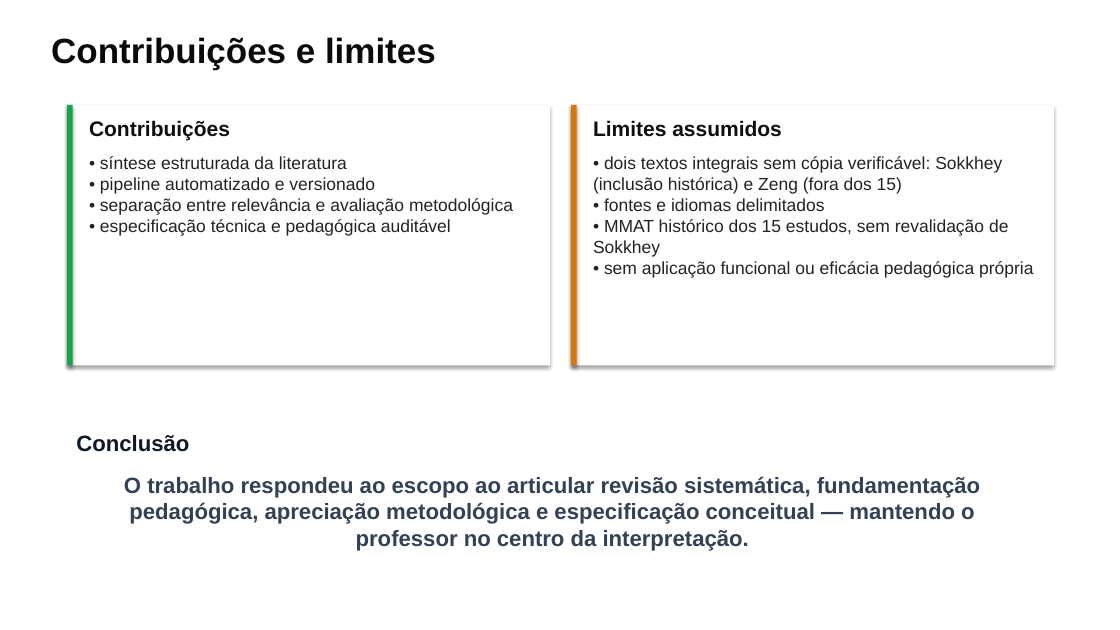
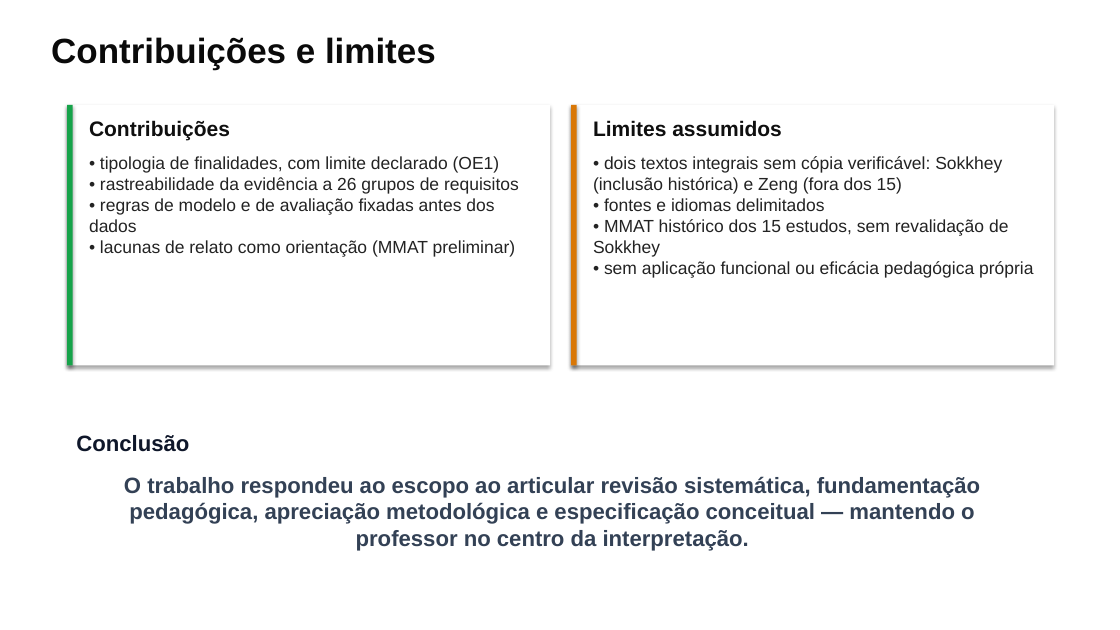
Before and after one commit to thalesfb/ccw, a slide deck: slide 18 of results/tcc/presentation/ensino_personalizado_de_matematica_tcc.pptx. Drawn at 1120x630 pixels with LibreOffice and Linux fonts; fonts in the diff are those of the drawing. Boxes give left, top, right and bottom in pixels: in the first picture for what was removed or moved away, otherwise in the second. Text is boxed around its words. In the diff, an @@ line names an element or a change of style, - is before the commit and + after.

Commit message:
:memo: docs(deck): restructure defense deck around OE results (#162)
Rebuild the 25-slide Slidev deck around the research problem, the OE1-OE4 results, the model-choice and evaluation rules and the contributions. Replace the keyword-tag technique chart and the relevance histogram with HTML slides drawn from the TCC tables, update the deck contracts, storyboard, README and the parallel PPTX contributions callout.

```diff
--- a/results/tcc/presentation/ensino_personalizado_de_matematica_tcc.pptx
+++ b/results/tcc/presentation/ensino_personalizado_de_matematica_tcc.pptx
@@ text at bbox=[89, 156, 519, 257]: text changed @@
-• síntese estruturada da literatura
-• pipeline automatizado e versionado
-• separação entre relevância e avaliação metodológica
-• especificação técnica e pedagógica auditável
+• tipologia de finalidades, com limite declarado (OE1)
+• rastreabilidade da evidência a 26 grupos de requisitos
+• regras de modelo e de avaliação fixadas antes dos dados
+• lacunas de relato como orientação (MMAT preliminar)
```
Also in this commit, not shown: 8 other files.
